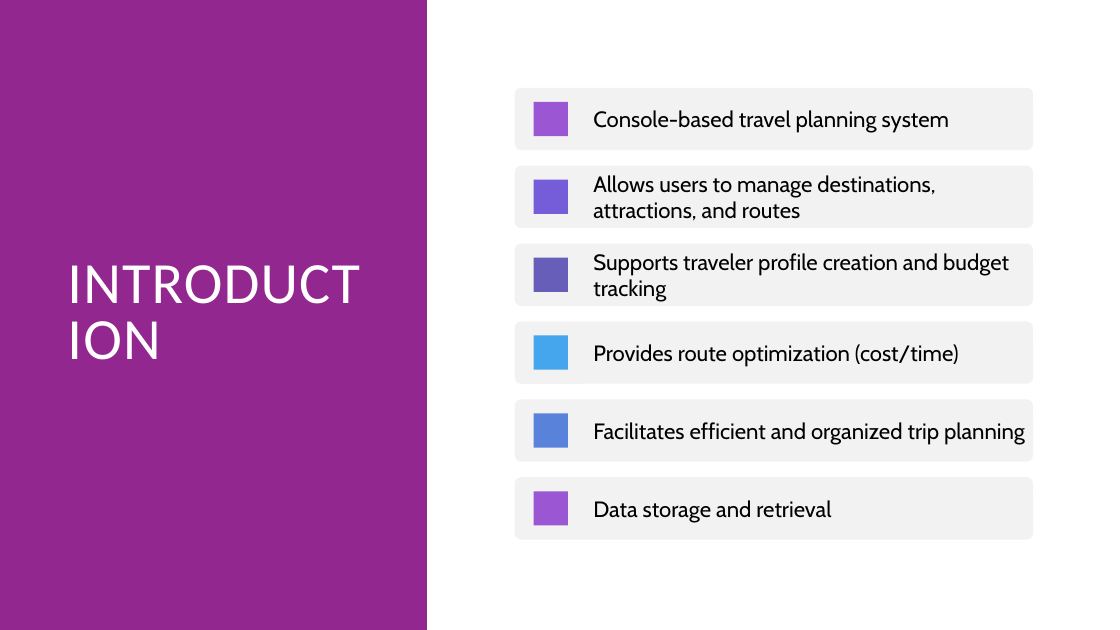
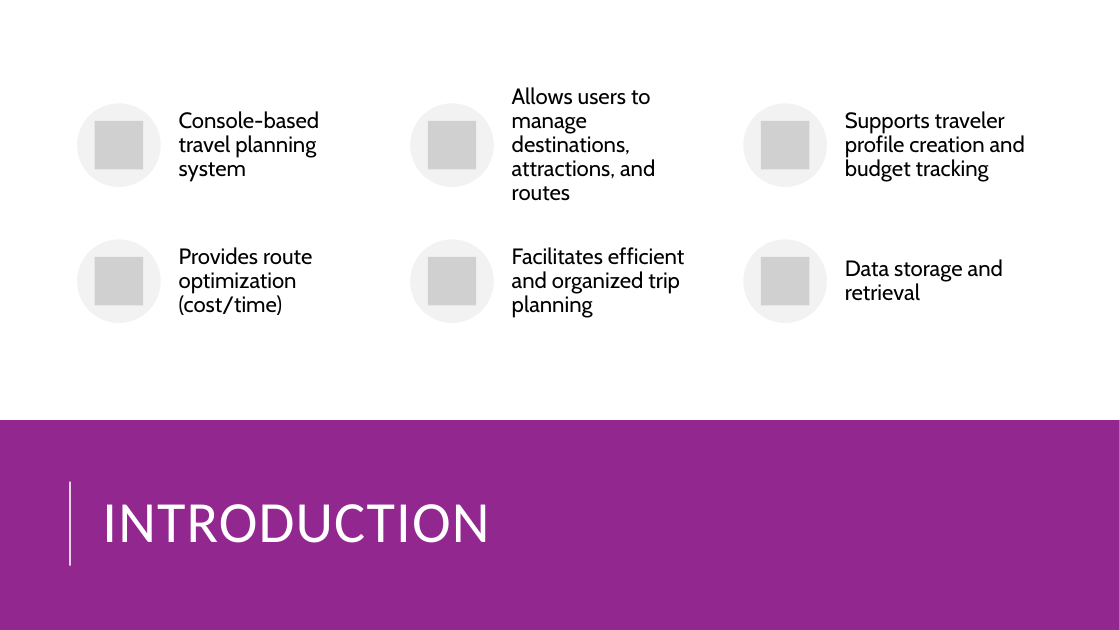
Before and after one commit to AyuTUL/3rdCSIT, a slide deck: slide 2 of DSA/Project/TourPlanner.pptx. Drawn at 1120x630 pixels with LibreOffice and Linux fonts; fonts in the diff are those of the drawing; grey boxes stand for pictures. Boxes give left, top, right and bottom in pixels: in the first picture for what was removed or moved away, otherwise in the second. Text is boxed around its words. In the diff, an @@ line names an element or a change of style, - is before the commit and + after.

```diff
--- a/DSA/Project/TourPlanner.pptx
+++ b/DSA/Project/TourPlanner.pptx
@@ rectangle removed at box(0, 0, 427, 630) @@
@@ text "Allows users to manage destinations, ...": place and size @@
-text "Allows users to manage destinations, ..." at box(593, 175, 935, 221)
+text "Allows users to manage destinations, ..." at box(512, 87, 655, 201)
@@ text "Console-based travel planning system": place and size @@
-text "Console-based travel planning system" at box(593, 110, 950, 133)
+text "Console-based travel planning system" at box(179, 111, 320, 182)
@@ text "Supports traveler profile creation and ...": place and size @@
-text "Supports traveler profile creation and ..." at box(593, 253, 1009, 302)
+text "Supports traveler profile creation and ..." at box(845, 111, 1025, 182)
@@ text "Provides route optimization (cost/time)": place and size @@
-text "Provides route optimization (cost/time)" at box(593, 344, 959, 367)
+text "Provides route optimization (cost/time)" at box(179, 247, 312, 315)
@@ text "Facilitates efficient and organized trip ...": place and size @@
-text "Facilitates efficient and organized trip ..." at box(593, 422, 1025, 445)
+text "Facilitates efficient and organized trip ..." at box(512, 247, 684, 318)
@@ line spacing 1 to 0.9 in 6 elements at box(512, 87, 655, 201), box(179, 111, 320, 182), box(845, 111, 1025, 182), box(179, 247, 312, 315), box(512, 247, 684, 318), box(845, 259, 1003, 301) @@
@@ text "Data storage and retrieval": place and size @@
-text "Data storage and retrieval" at box(593, 500, 831, 523)
+text "Data storage and retrieval" at box(845, 259, 1003, 301)
@@ group added at box(77, 103, 828, 323): 6 ellipses, 6 pictures @@
@@ rectangle added at box(0, 420, 1120, 630), fill #92278F @@
@@ title "INTRODUCTION" rewrapped from box(59, 59, 373, 571) to box(102, 504, 489, 543) @@
@@ line added from (70, 565) to (70, 481), #FFFFFF 1.5 pt @@
@@ group removed at box(515, 88, 1033, 539): 6 rounded rectangles, 6 rectangles @@
```
Also in this commit, not shown: 4 other slides changed, 1 slide added, 14 other files.
